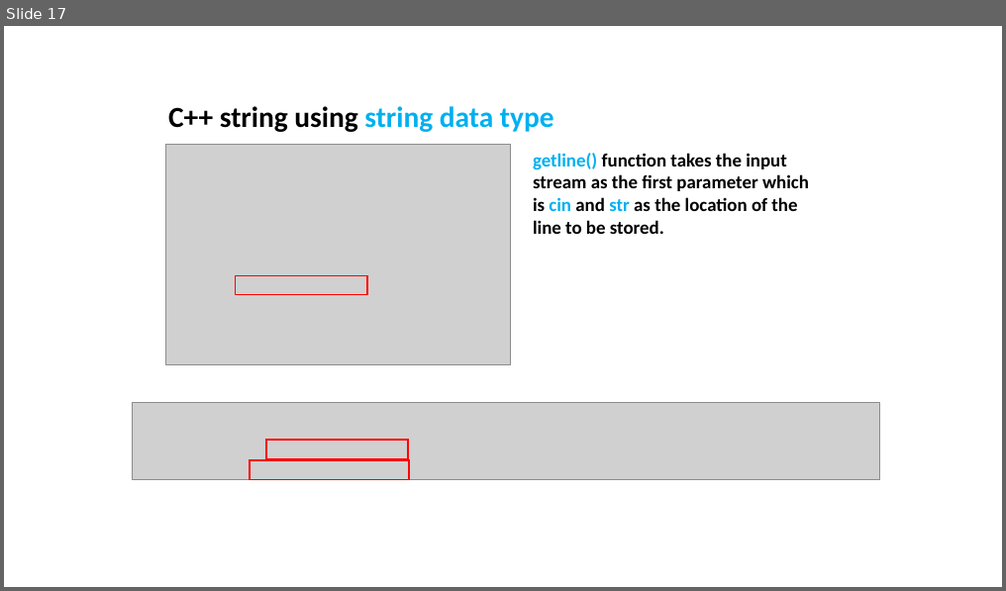
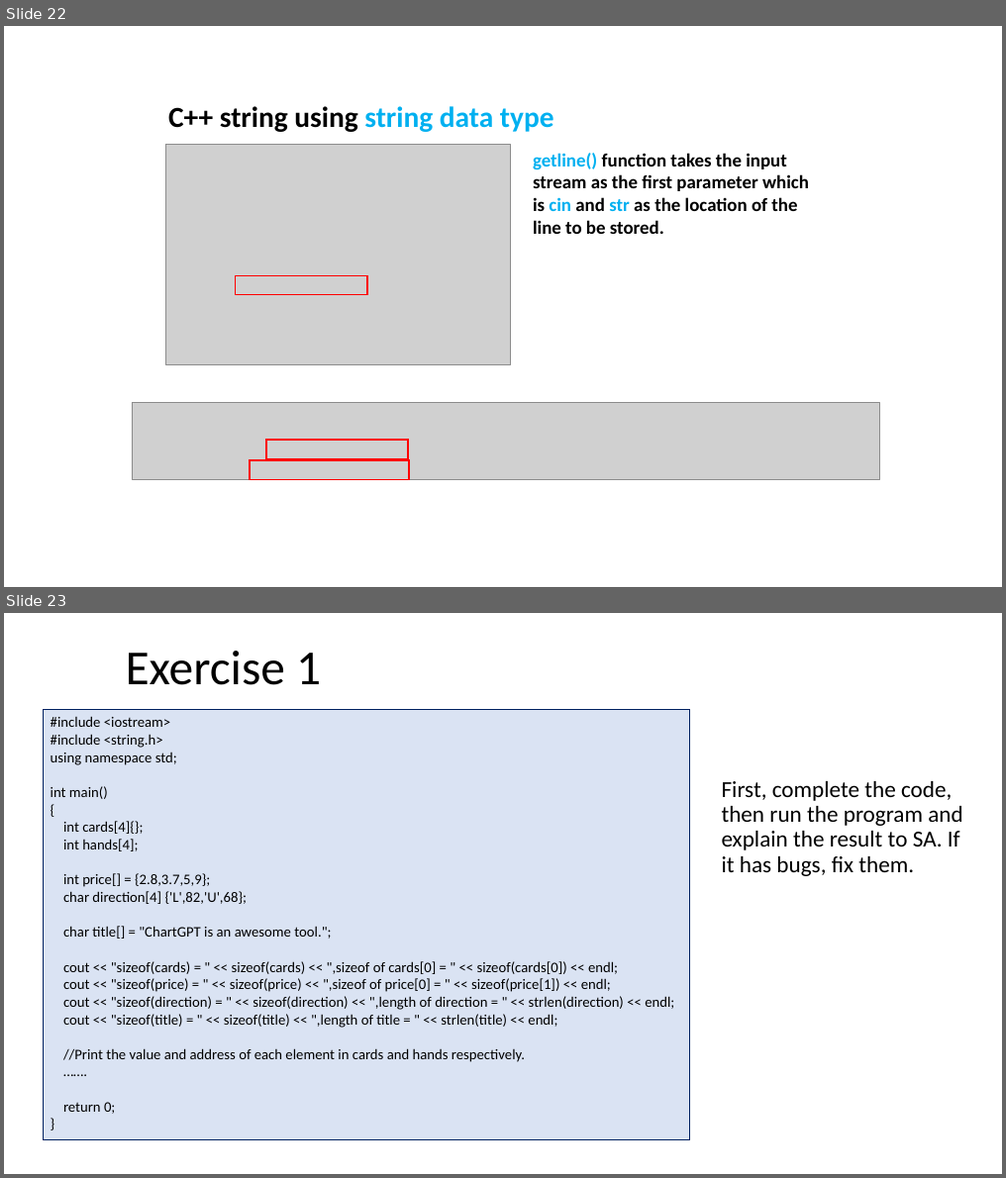
Before and after one commit to ShiqiYu/CPP, a slide deck: week04/Lab04.pptx. Shown one above the other, each under a label of ours: slide 17 before the commit, slides 22 and 23 after it. The pictures are 1006x591 and 1006x1178 pixels, drawn with LibreOffice and Linux fonts; fonts in the diff are those of the drawing; grey boxes stand for pictures; background and template pictures are left out. Boxes give left, top, right and bottom in pixels: in the first picture for what was removed or moved away, otherwise in the second. Text is boxed around its words. In the diff, an @@ line names an element or a change of style, - is before the commit and + after.

```diff
--- a/week04/Lab04.pptx
+++ b/week04/Lab04.pptx
@@ slide 23 added at <box>4,613,1002,1174</box>, background #FFFFFF @@
@@ title added at <box>126,651,321,685</box>, 47 pt, text #000000 @@
+Exercise 1
@@ rectangle added at <box>43,710,689,1141</box>, fill #DAE3F3, outline #002060 0.75 pt, 14 pt, text #000000 @@
+#include <iostream>
+#include <string.h>
+using namespace std;
+int main()
+{
+int cards[4]{};
+int hands[4];
+int price[] = {2.8,3.7,5,9};
+char direction[4] {'L',82,'U',68};
+char title[] = "ChartGPT is an awesome tool.";
+cout << "sizeof(cards) = " << sizeof(cards) << ",sizeof of cards[0] = " << sizeof(cards[0]) << endl;
+cout << "sizeof(price) = " << sizeof(price) << ",sizeof of price[0] = " << sizeof(price[1]) << endl;
+cout << "sizeof(direction) = " << sizeof(direction) << ",length of direction = " << strlen(direction) << endl;
+cout << "sizeof(title) = " << sizeof(title) << ",length of title = " << strlen(title) << endl;
+//Print the value and address of each element in cards and hands respectively.
+…….
+return 0;
+}
@@ text added at <box>722,781,962,876</box>, 22.1 pt, text #000000 @@
+  First, complete the code, then run the program and explain the result to SA. If it has bugs, fix them.
@@ what was slide 17 is now slide 22 @@
```
Also in this commit, not shown: 3 slides changed, 15 other slides added, 22 slides removed.
